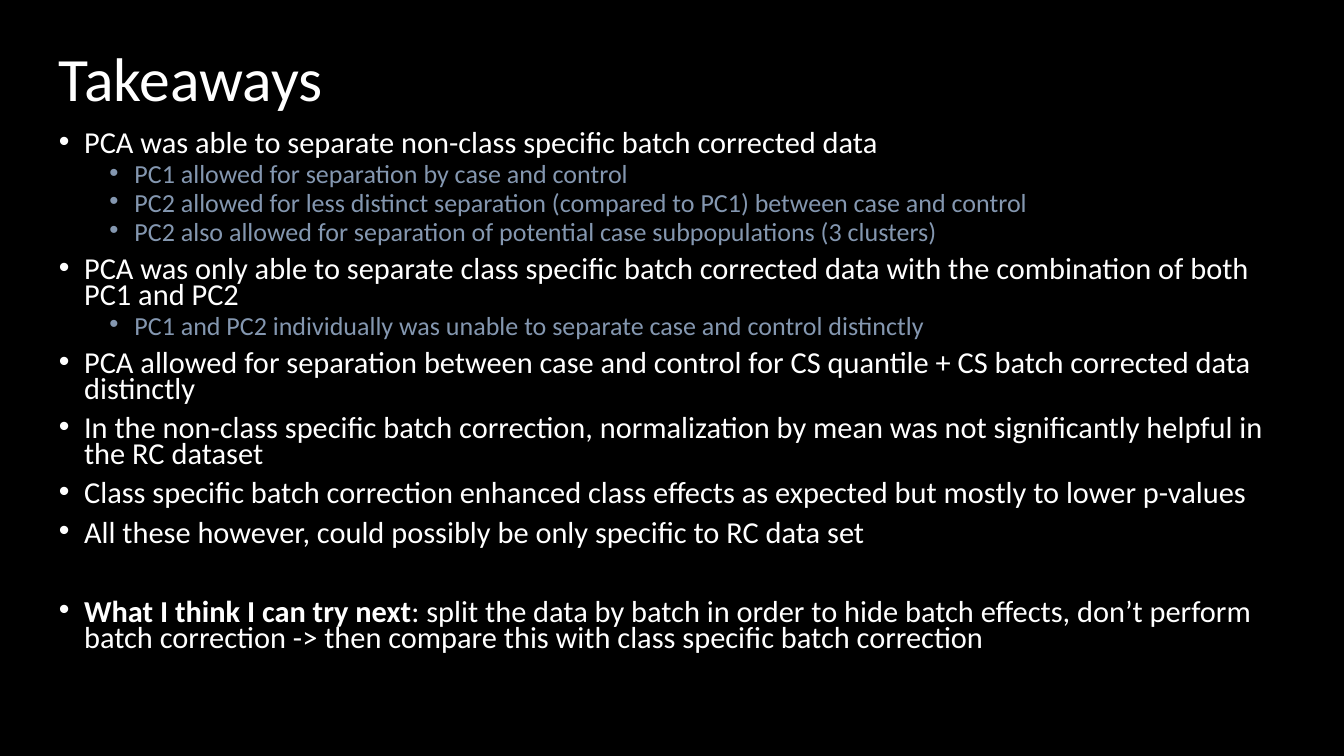
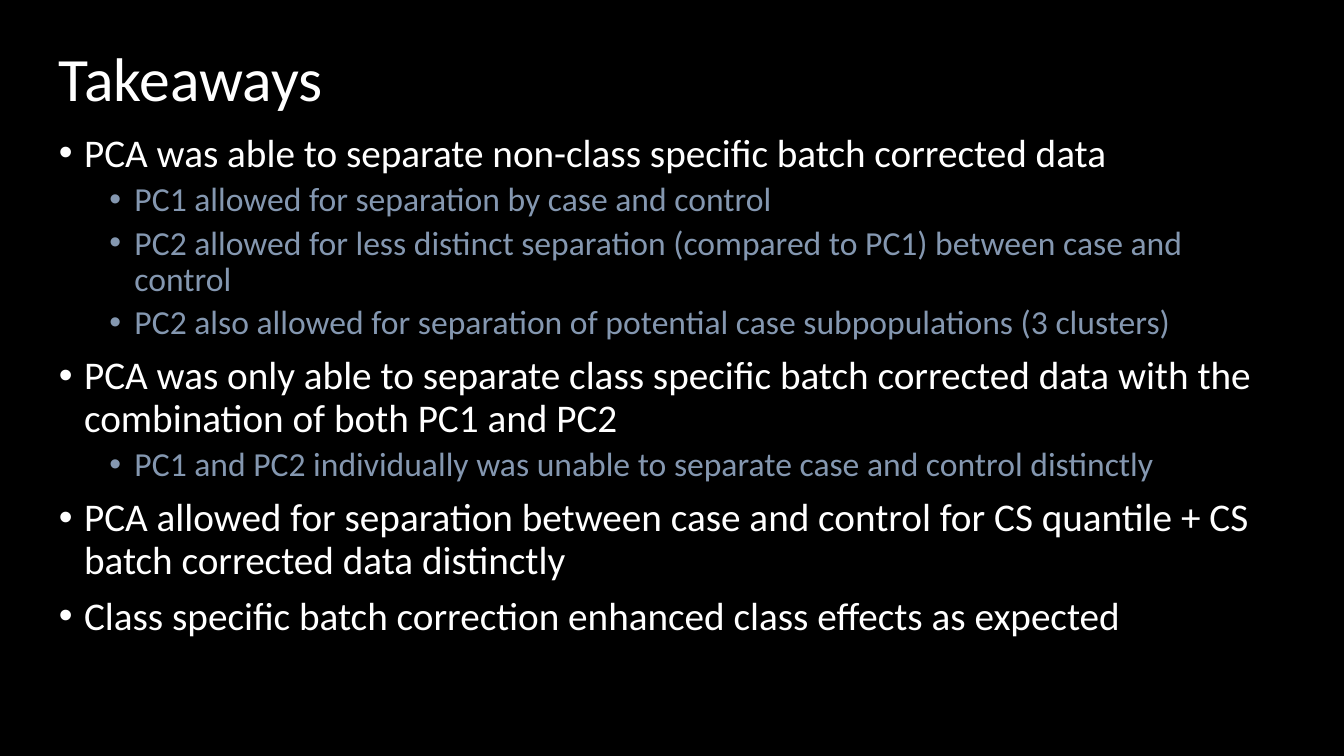
Before and after one commit to kaipengl/researchexperiencebs9001, a slide deck: slide 26 of Results Deck.pptx (slide 25 before the commit). Drawn at 1344x756 pixels with LibreOffice and Linux fonts; fonts in the diff are those of the drawing. Boxes give left, top, right and bottom in pixels: in the first picture for what was removed or moved away, otherwise in the second. Text is boxed around its words. In the diff, an @@ line names an element or a change of style, - is before the commit and + after.

```diff
--- a/Results Deck.pptx
+++ b/Results Deck.pptx
@@ text at (x1=84, y1=139, x2=1251, y2=581): size 21.7 to 28 pt in "PCA was able to separate non-class specific ...", "PCA was only able to separate class ...", "PCA allowed for separation between case and ..."; size 18.6 to 24 pt in "PC1 allowed for separation by case and ...", "PC2 allowed for less distinct separation (compared ...", "PC2 also allowed for separation of potential ...", "PC1 and PC2 individually was unable to ..."; line spacing 0.7 to 0.9 @@
@@ text at (x1=84, y1=602, x2=1120, y2=637): text changed; size 21.7 to 28 pt @@
-• In the non-class specific batch correction, normalization by mean was not significantly helpful in the RC dataset
-• Class specific batch correction enhanced class effects as expected but mostly to lower p-values
-• All these however, could possibly be only specific to RC data set
-• What I think I can try next: split the data by batch in order to hide batch effects, don’t perform batch correction -> then compare this with class specific batch correction
+• Class specific batch correction enhanced class effects as expected
```
Also in this commit, not shown: 6 other slides changed, 1 slide added, 5 slides removed, 5 other files.
